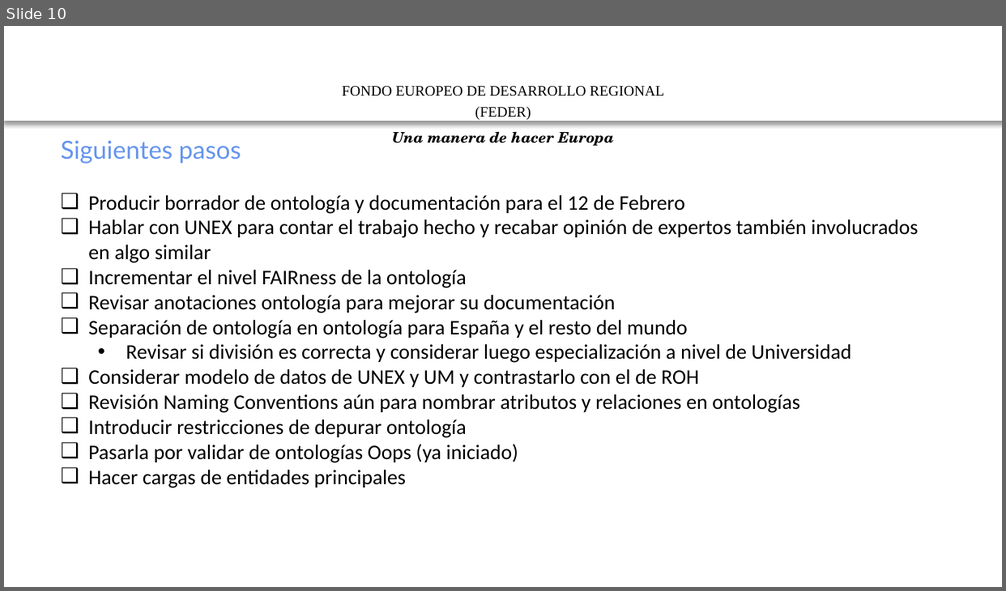
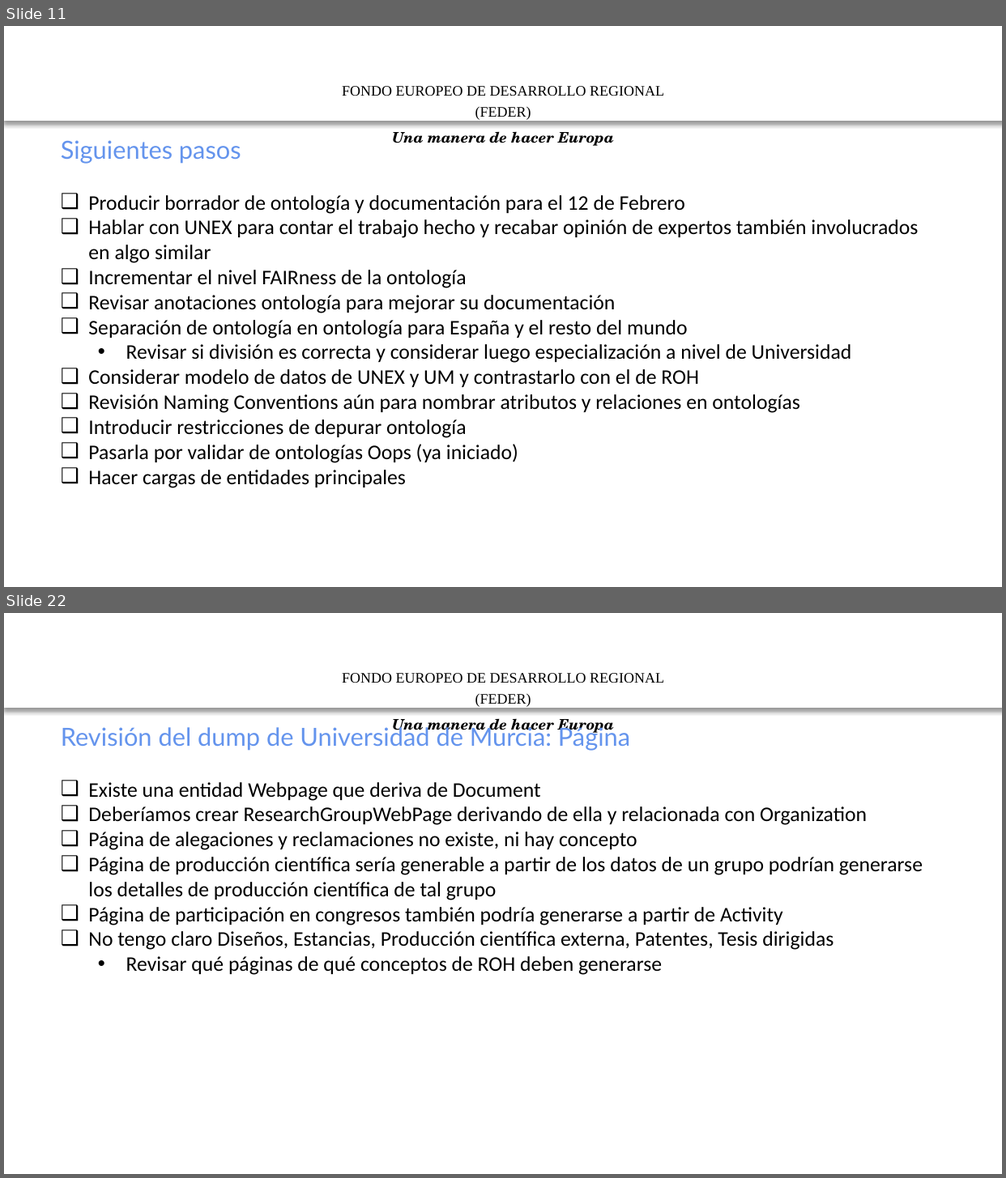
Before and after one commit to mpuerta004/GnossDeustoOnto, a slide deck: 20200109 HERCULES ASIO -ROH-Validación.pptx. Shown one above the other, each under a label of ours: slide 10 before the commit, slides 11 and 22 after it; the slides between them are not shown. The pictures are 1006x591 and 1006x1178 pixels, drawn with LibreOffice and Linux fonts; fonts in the diff are those of the drawing; background and template pictures are left out. Boxes give left, top, right and bottom in pixels: in the first picture for what was removed or moved away, otherwise in the second. Text is boxed around its words. In the diff, an @@ line names an element or a change of style, - is before the commit and + after.

Commit message:
Actualizada presentación con datos de validación de ontología y actualización de la ontología ROH

```diff
--- a/20200109 HERCULES ASIO -ROH-Validación.pptx
+++ b/20200109 HERCULES ASIO -ROH-Validación.pptx
@@ slide 22 added at box(4, 613, 1002, 1174), background #FFFFFF; not listed: 2 template elements that a slide beside it also shows @@
@@ text added at box(61, 724, 923, 975), 20 pt, text #000000 @@
+Revisión del dump de Universidad de Murcia: Página
+❑ Existe una entidad Webpage que deriva de Document
+❑ Deberíamos crear ResearchGroupWebPage derivando de ella y relacionada con Organization
+❑ Página de alegaciones y reclamaciones no existe, ni hay concepto
+❑ Página de producción científica sería generable a partir de los datos de un grupo podrían generarse los detalles de producción científica de tal grupo
+❑ Página de participación en congresos también podría generarse a partir de Activity
+❑ No tengo claro Diseños, Estancias, Producción científica externa, Patentes, Tesis dirigidas
+  • Revisar qué páginas de qué conceptos de ROH deben generarse
@@ what was slide 10 is now slide 11 @@
```
Also in this commit, not shown: 1 slide changed, 11 other slides added, 1 other file.
